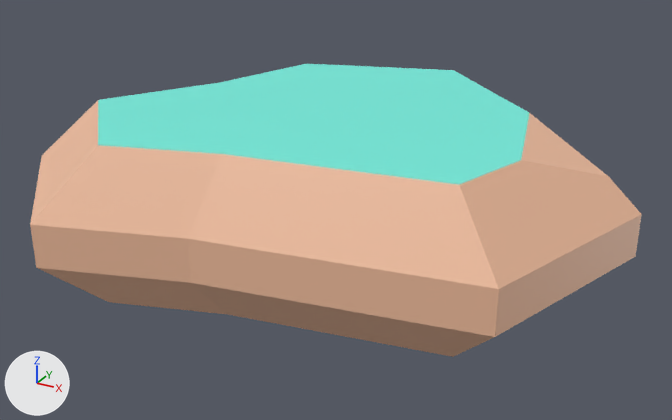
The glTF model assets/models/kit/nature_rock_largeE.glb as it was, and as the next commit left it.
The view is the same before and after, from a 50 mm lens placed at (0.789, -1.441, 0.761), pointed at (0.007, -0.019, 0.05). Arrows for +X, +Y and +Z are at lower left; the lights stay in place. The first picture is the older version. Vertices at exactly the same position are counted once.

Names of what the first picture shows: 'nature_rock_largeE'.
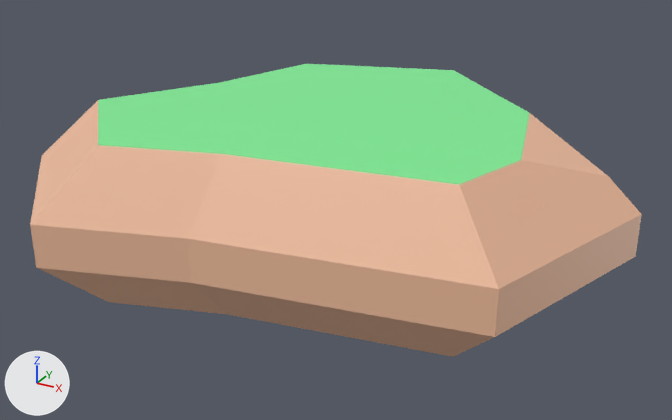
Boxes [x1, y1, x2, y2] around the edits, measured in the pictures (672 x 420 px):
part 1 of me_mesh_rock_largee, recoloured (cyan to green)
    both: [98, 64, 529, 184]

What changed in the scene script:
```text
Change me_mesh_rock_largee:
    where me_mesh_rock_largee.from_pydata(...)  # 34 vertices, 64 faces; spans x -0.548..0.548, y -0.46..0.46, z -0.05..0.242
    used by ob_nature_rock_largee; location = (0.0, 0.0, 0.0)
    me_mesh_rock_largee part 1: 7 faces centred in x -0.325..0.343, y -0.16..0.107, z 0.242 are repainted in the vertex colours; the middle colour goes from cyan #73eddd to green #80ed96
```
